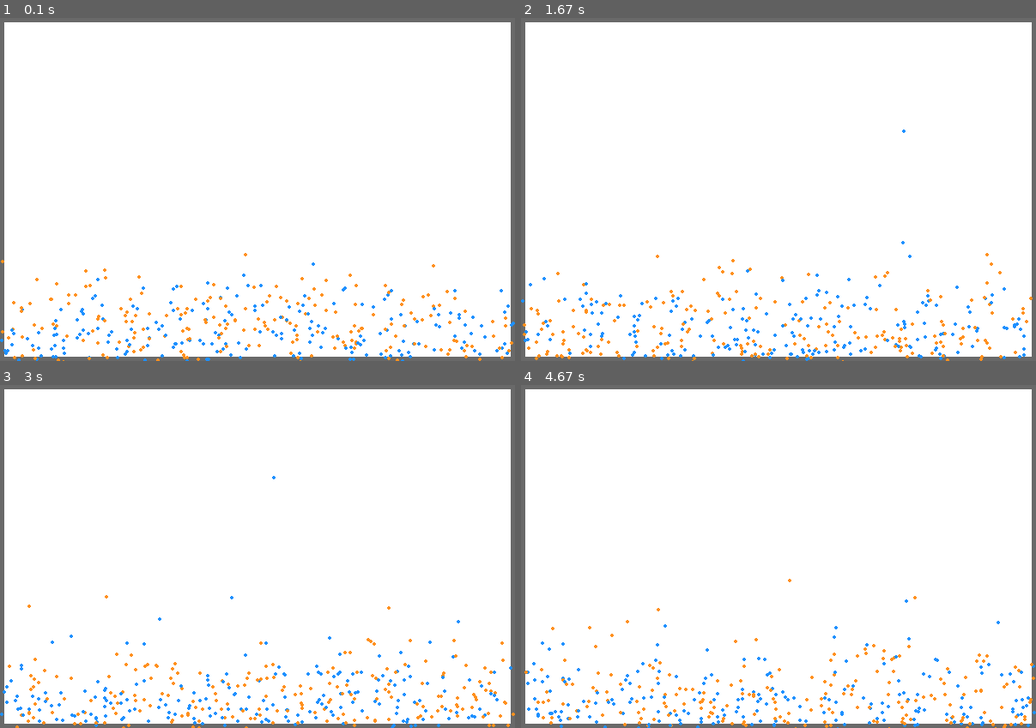
Above: before the commit, frames 1-4 (two rows, left to right).
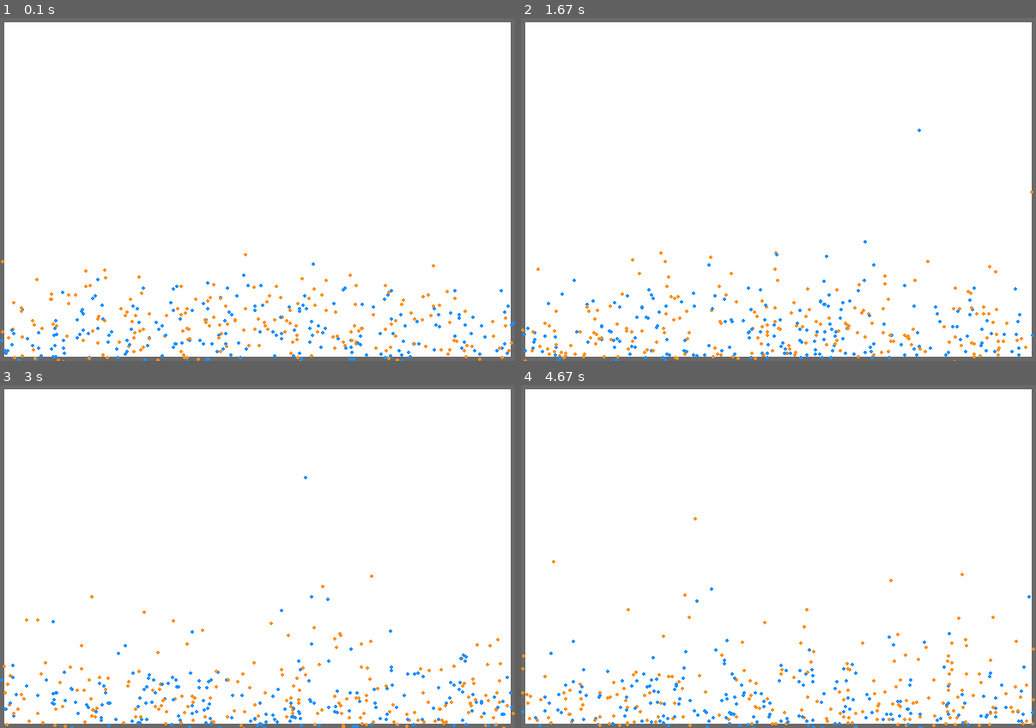
Above: after the commit, the same moments.

Repository: MaratZakirov/maxgas
Game: pygame game, started from simulations/particle/planar.py
The game is run twice, just before and just after one commit, with the same random seed, the same clock (stepped at 60 frames per second) and the same inputs.
Inputs:
- Up to frame 1 (0.1 s): no input
- Up to frame 2 (1.67 s): no input
- Up to frame 3 (3 s): no input
- Up to frame 4 (4.67 s): no input

The runs differ from the first frame. In frame 1, 0.1% of the frame differs, in the area x 5-79%, y 77-97%; in frame 2, 3.5%; in frame 3, 3.5%; in frame 4, 3.6%, in the area x 0-100%, y 38-100%.

Commit message:
saome simplification

Diff:
--- a/simulations/particle/planar.py
+++ b/simulations/particle/planar.py
@@ -188,7 +188,7 @@
         candidates = collide_matrix[address]
 
         # essential part
-        pairs_num = int(len(candidates) * np.random.uniform(low=0, high=1.0) * COLLISION_PROBABILITY) // 2
+        pairs_num = int(len(candidates) * COLLISION_PROBABILITY) // 2
 
         if pairs_num > 0:
             pairs = random.sample(candidates, 2*pairs_num)
